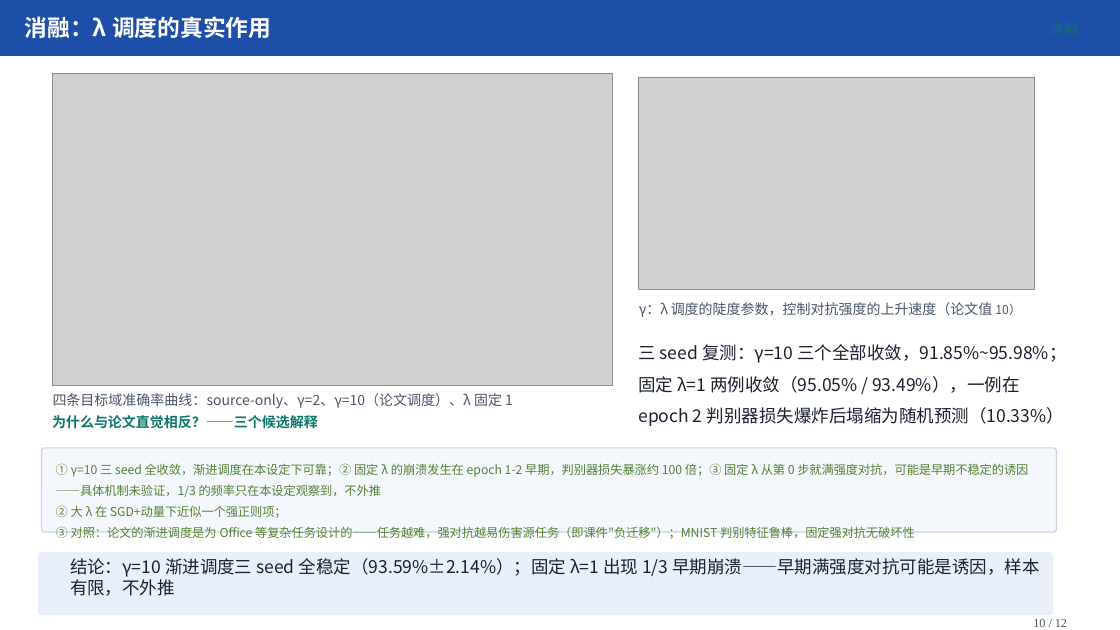
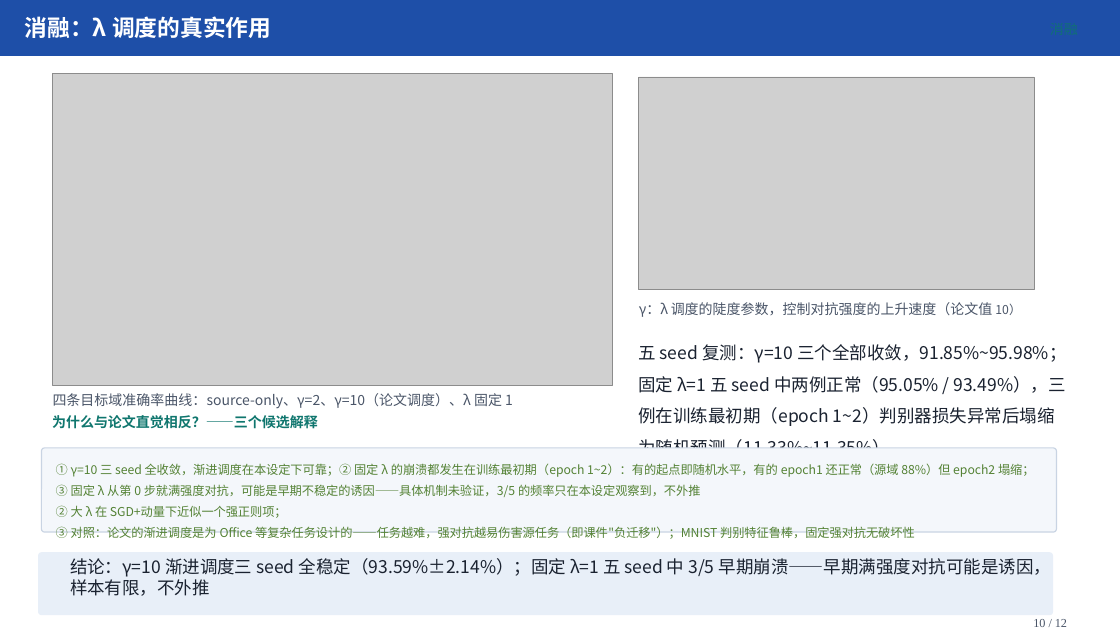
Before and after one commit to IsukaShinji/2026-fall-transfer-learning, a slide deck: slide 10 of 个人展示/汇报/DANN域自适应汇报/DANN域自适应汇报.pptx. Drawn at 1120x630 pixels with LibreOffice and Linux fonts; fonts in the diff are those of the drawing; grey boxes stand for pictures. Boxes give left, top, right and bottom in pixels: in the first picture for what was removed or moved away, otherwise in the second. Text is boxed around its words. In the diff, an @@ line names an element or a change of style, - is before the commit and + after.

Commit message:
补齐固定λ seed45/46：崩溃频率定型 3/5，崩溃时点改为训练最初期(epoch 1~2)

```diff
--- a/个人展示/汇报/DANN域自适应汇报/DANN域自适应汇报.pptx
+++ b/个人展示/汇报/DANN域自适应汇报/DANN域自适应汇报.pptx
@@ text at <box>638,344,1066,448</box>: text changed @@
-三 seed 复测：γ=10 三个全部收敛，91.85%~95.98%；固定 λ=1 两例收敛（95.05% / 93.49%），一例在 epoch 2 判别器损失爆炸后塌缩为随机预测（10.33%）
+五 seed 复测：γ=10 三个全部收敛，91.85%~95.98%；固定 λ=1 五 seed 中两例正常（95.05% / 93.49%），三例在训练最初期（epoch 1~2）判别器损失异常后塌缩为随机预测（11.33%~11.35%）
@@ text at <box>56,463,1035,497</box>: text changed @@
-① γ=10 三 seed 全收敛，渐进调度在本设定下可靠；② 固定 λ 的崩溃发生在 epoch 1-2 早期，判别器损失暴涨约 100 倍；③ 固定 λ 从第 0 步就满强度对抗，可能是早期不稳定的诱因——具体机制未验证，1/3 的频率只在本设定观察到，不外推
+① γ=10 三 seed 全收敛，渐进调度在本设定下可靠；② 固定 λ 的崩溃都发生在训练最初期（epoch 1~2）：有的起点即随机水平，有的 epoch1 还正常（源域 88%）但 epoch2 塌缩；③ 固定 λ 从第 0 步就满强度对抗，可能是早期不稳定的诱因——具体机制未验证，3/5 的频率只在本设定观察到，不外推
@@ text at <box>70,558,1051,596</box>: text changed @@
-结论：γ=10 渐进调度三 seed 全稳定（93.59%±2.14%）；固定 λ=1 出现 1/3 早期崩溃——早期满强度对抗可能是诱因，样本有限，不外推
+结论：γ=10 渐进调度三 seed 全稳定（93.59%±2.14%）；固定 λ=1 五 seed 中 3/5 早期崩溃——早期满强度对抗可能是诱因，样本有限，不外推
```
Also in this commit, not shown: 3 other files.
